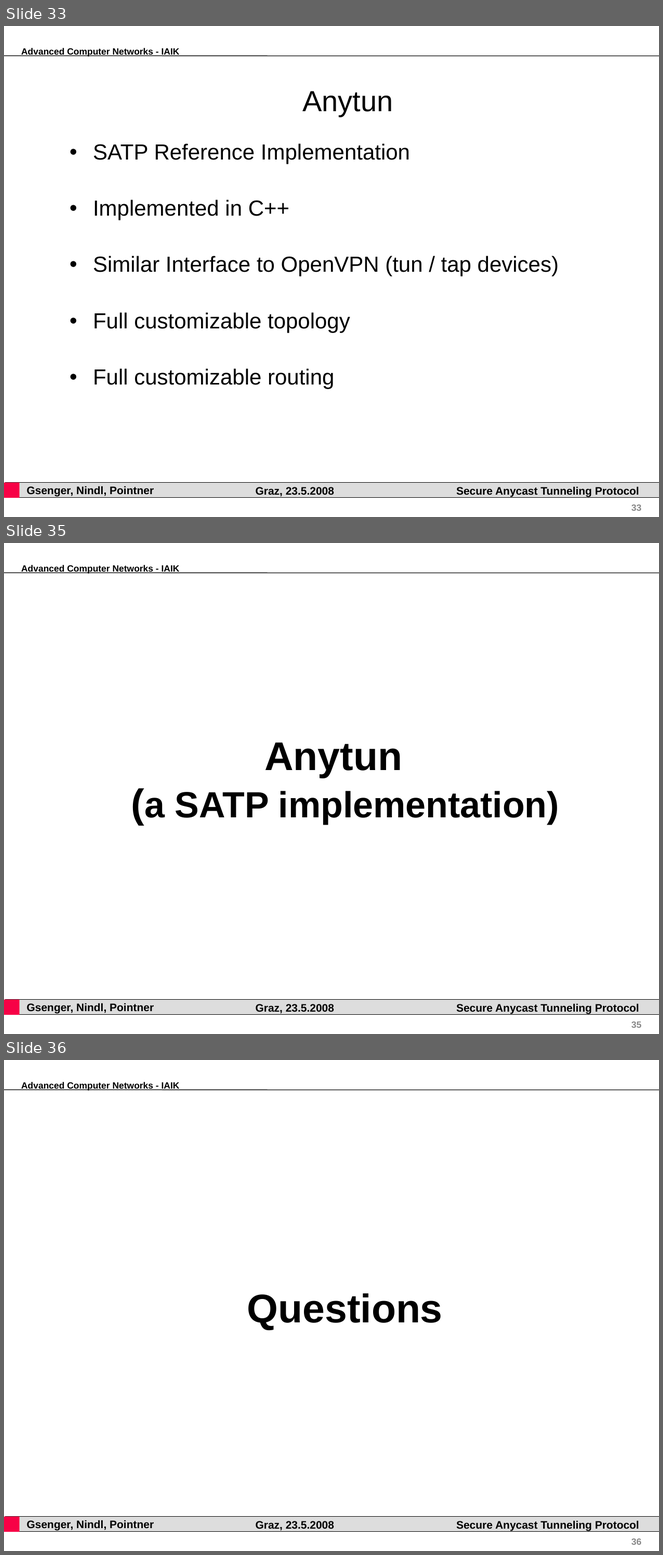
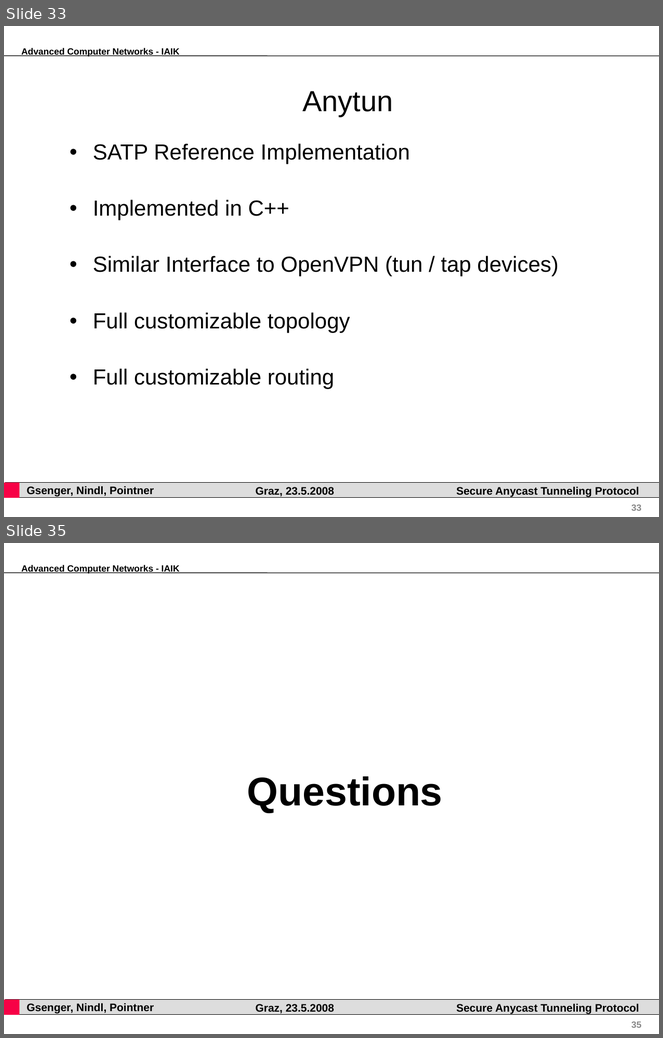
Before and after one commit to pyhedgehog/anytun, a slide deck: papers/acn.ppt. Shown one above the other, each under a label of ours: slides 33, 35 and 36 before the commit, slides 33 and 35 after it; the slides between them are not shown. The pictures are 663x1555 and 663x1038 pixels, drawn with LibreOffice and Linux fonts; fonts in the diff are those of the drawing; background and template pictures are left out. Boxes give left, top, right and bottom in pixels: in the first picture for what was removed or moved away, otherwise in the second. Text is boxed around its words. In the diff, an @@ line names an element or a change of style, - is before the commit and + after.

```diff
--- a/papers/acn.ppt
+++ b/papers/acn.ppt
@@ slide 35 removed at (x1=4, y1=543, x2=659, y2=1034), background #FFFFFF; not listed: 7 template elements that a slide beside it also shows @@
@@ text removed at (x1=144, y1=743, x2=559, y2=824) @@
-Anytun
-(a SATP implementation)
@@ what was slide 36 is now slide 35 @@
```
Also in this commit, not shown: 19 slides changed, 3 other files.
